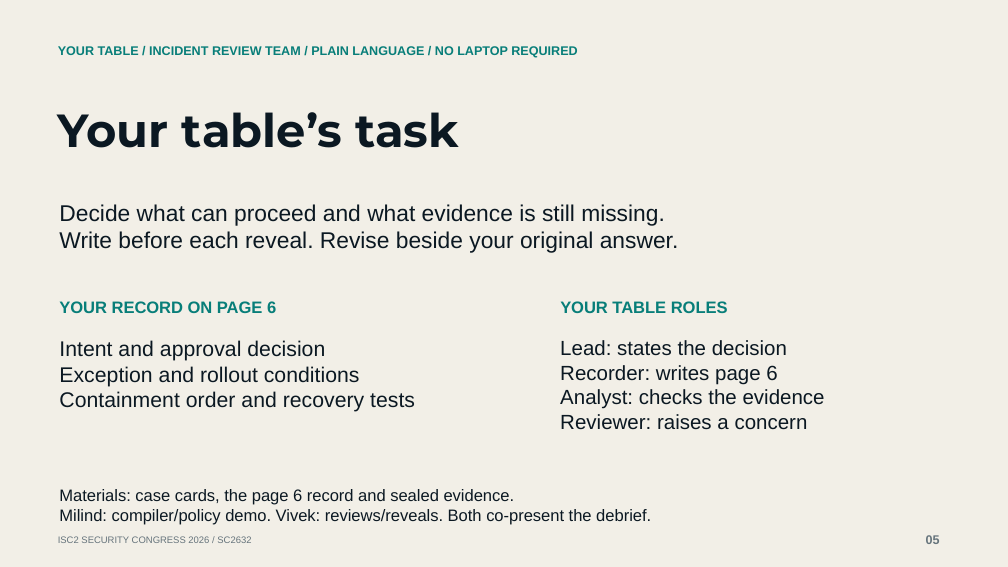
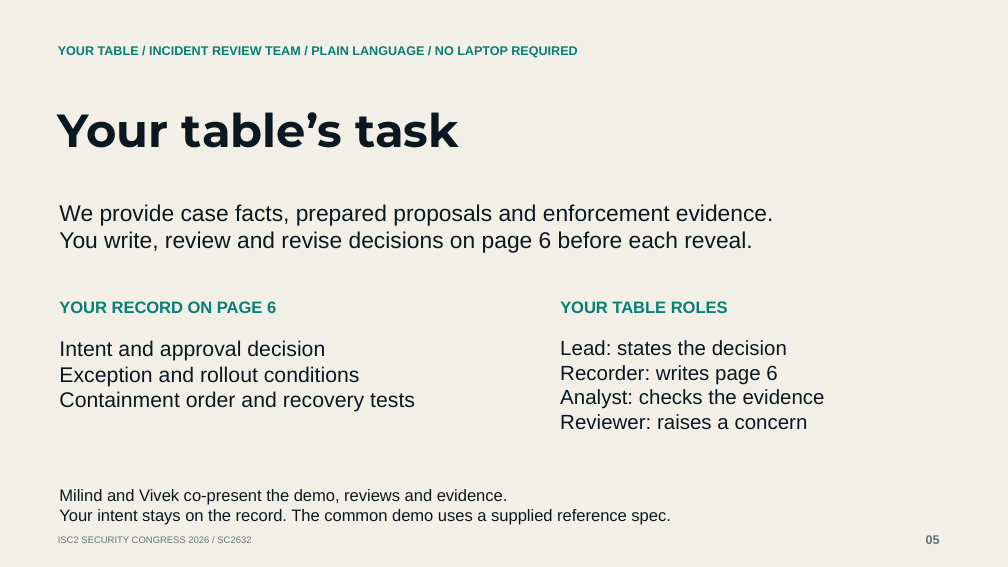
Before and after one commit to mgunjan/sc2632-tabletop, a slide deck: slide 5 of submission/2026-10-13/SC2632-session-four-cases.pptx. Drawn at 1008x567 pixels with LibreOffice and Linux fonts; fonts in the diff are those of the drawing. Boxes give left, top, right and bottom in pixels: in the first picture for what was removed or moved away, otherwise in the second. Text is boxed around its words. In the diff, an @@ line names an element or a change of style, - is before the commit and + after.

Commit message:
Ground the tabletop in incident decisions and evidence

```diff
--- a/submission/2026-10-13/SC2632-session-four-cases.pptx
+++ b/submission/2026-10-13/SC2632-session-four-cases.pptx
@@ text at [59, 204, 774, 253]: text changed @@
-Decide what can proceed and what evidence is still missing.
-Write before each reveal. Revise beside your original answer.
+We provide case facts, prepared proposals and enforcement evidence.
+You write, review and revise decisions on page 6 before each reveal.
@@ text at [59, 489, 670, 525]: text changed @@
-Materials: case cards, the page 6 record and sealed evidence.
-Milind: compiler/policy demo. Vivek: reviews/reveals. Both co-present the debrief.
+Milind and Vivek co-present the demo, reviews and evidence.
+Your intent stays on the record. The common demo uses a supplied reference spec.
```
Also in this commit, not shown: 12 other slides changed, 2 slides added, 2 slides removed, 14 other files.
